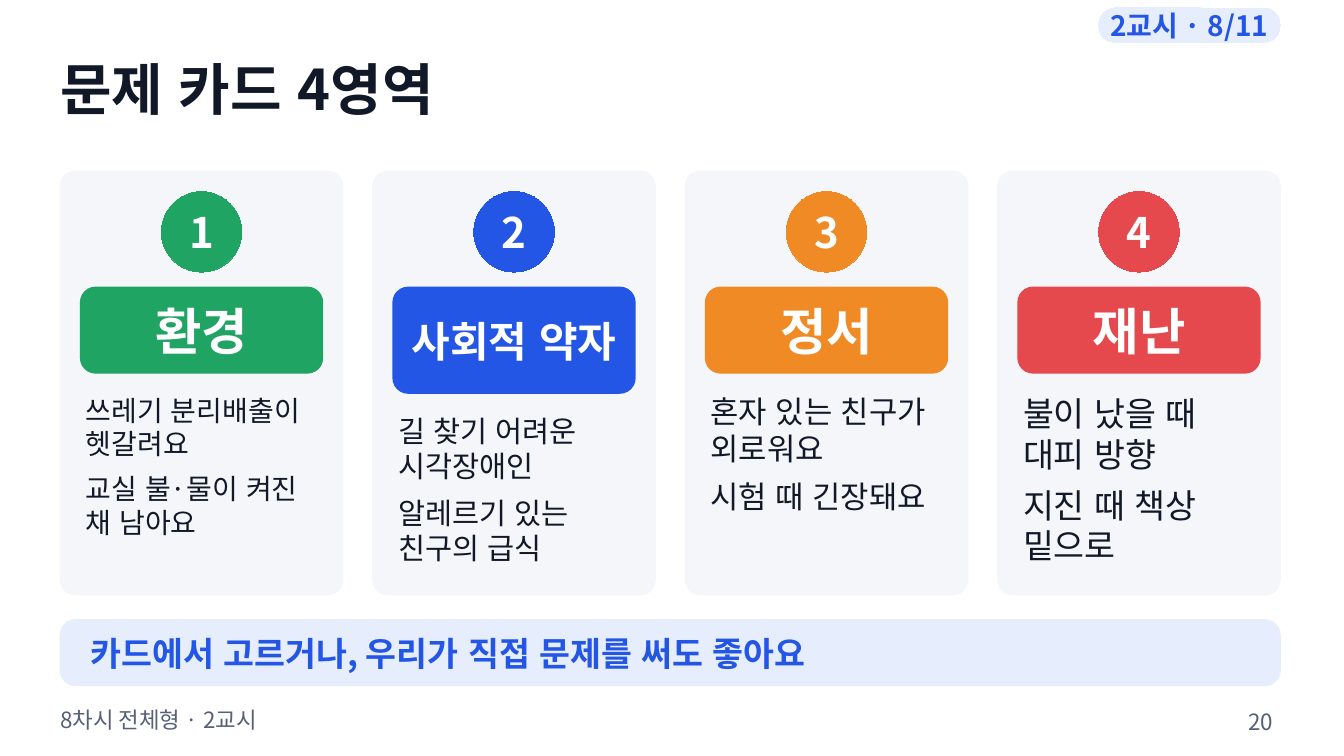
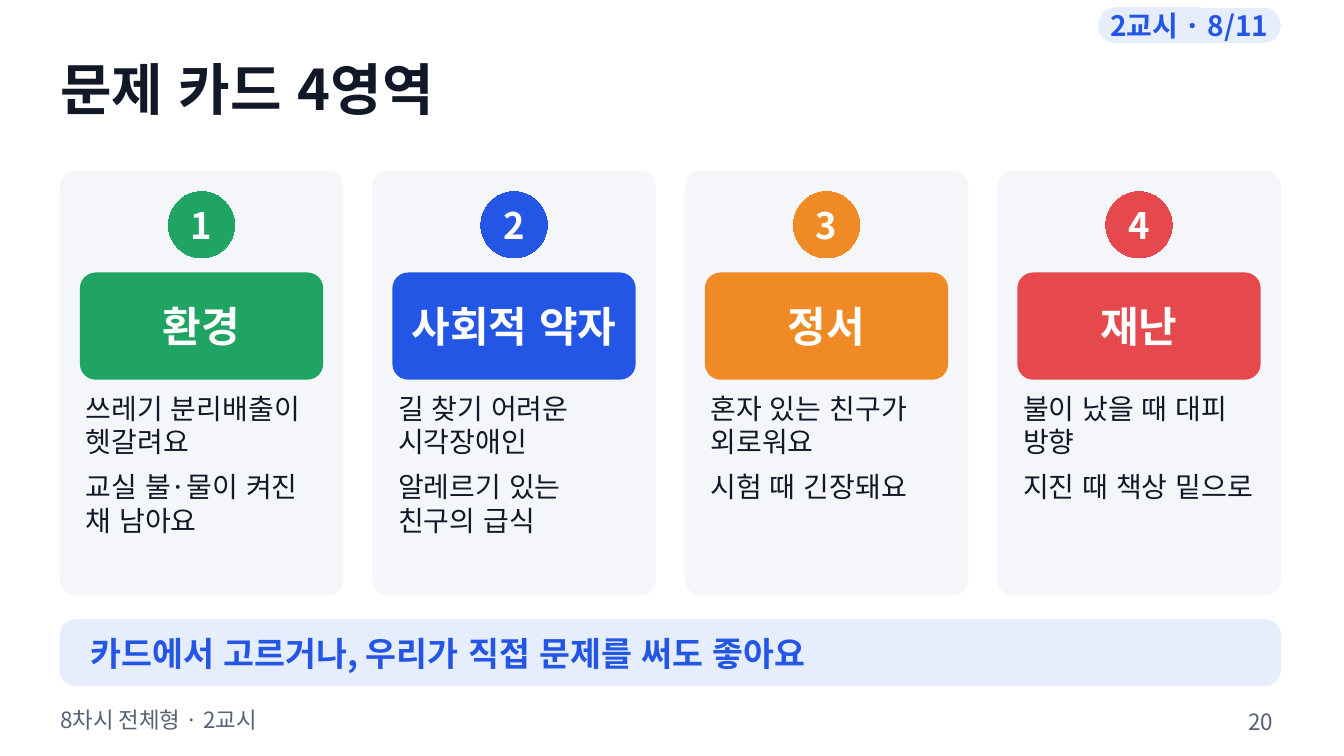
Before and after one commit to boundaryx01-uniquelife/microbit, a slide deck: slide 20 of bridge/docs/materials/8차시_전체형/8차시_수업슬라이드.pptx. Drawn at 1344x756 pixels with LibreOffice and Linux fonts; fonts in the diff are those of the drawing. Boxes give left, top, right and bottom in pixels: in the first picture for what was removed or moved away, otherwise in the second. Text is boxed around its words. In the diff, an @@ line names an element or a change of style, - is before the commit and + after.

```diff
--- a/bridge/docs/materials/8차시_전체형/8차시_수업슬라이드.pptx
+++ b/bridge/docs/materials/8차시_전체형/8차시_수업슬라이드.pptx
@@ ellipse "1": place and size @@
-ellipse "1" at (161,192,242,272)
+ellipse "1" at (168,192,235,258)
@@ ellipse "2": place and size @@
-ellipse "2" at (474,192,555,272)
+ellipse "2" at (481,192,547,258)
@@ ellipse "3": place and size @@
-ellipse "3" at (786,192,867,272)
+ellipse "3" at (793,192,860,258)
@@ size 30 to 26 pt in 4 elements at (168,192,235,258), (481,192,547,258), (793,192,860,258), (1106,192,1173,258) @@
@@ ellipse "4": place and size @@
-ellipse "4" at (1099,192,1180,272)
+ellipse "4" at (1106,192,1173,258)
@@ rounded rectangle: place and size @@
-rounded rectangle at (81,287,323,373)
+rounded rectangle at (81,273,323,379)
@@ text "환경": place and size @@
-text "환경" at (155,307,248,355)
+text "환경" at (163,306,240,346)
@@ rounded rectangle: place and size @@
-rounded rectangle at (393,287,635,393)
+rounded rectangle at (393,273,635,379)
@@ text "사회적 약자": place and size @@
-text "사회적 약자" at (412,322,616,361)
+text "사회적 약자" at (412,307,616,346)
@@ rounded rectangle: place and size @@
-rounded rectangle at (706,287,948,373)
+rounded rectangle at (706,273,948,379)
@@ text "정서": place and size @@
-text "정서" at (780,307,873,355)
+text "정서" at (788,306,865,346)
@@ proportions changed in 3 elements at (81,273,323,379), (706,273,948,379), (1018,273,1260,379) @@
@@ rounded rectangle: place and size @@
-rounded rectangle at (1018,287,1260,373)
+rounded rectangle at (1018,273,1260,379)
@@ size 36 to 30 pt in 3 elements at (163,306,240,346), (788,306,865,346), (1100,307,1177,346) @@
@@ text "재난": place and size @@
-text "재난" at (1093,307,1186,355)
+text "재난" at (1100,307,1177,346)
@@ text "길 찾기 어려운 시각장애인": place and size @@
-text "길 찾기 어려운 시각장애인" at (398,417,577,562)
+text "길 찾기 어려운 시각장애인" at (398,395,568,534)
@@ text "길 찾기 어려운 시각장애인" at (398,395,568,534): size 21 to 20 pt @@
@@ text "혼자 있는 친구가 외로워요" at (711,395,907,500): size 22 to 20 pt @@
@@ text "불이 났을 때 대피 방향" at (1023,396,1253,500): size 24 to 20 pt @@
```
Also in this commit, not shown: 4 other slides changed, 9 other files.
